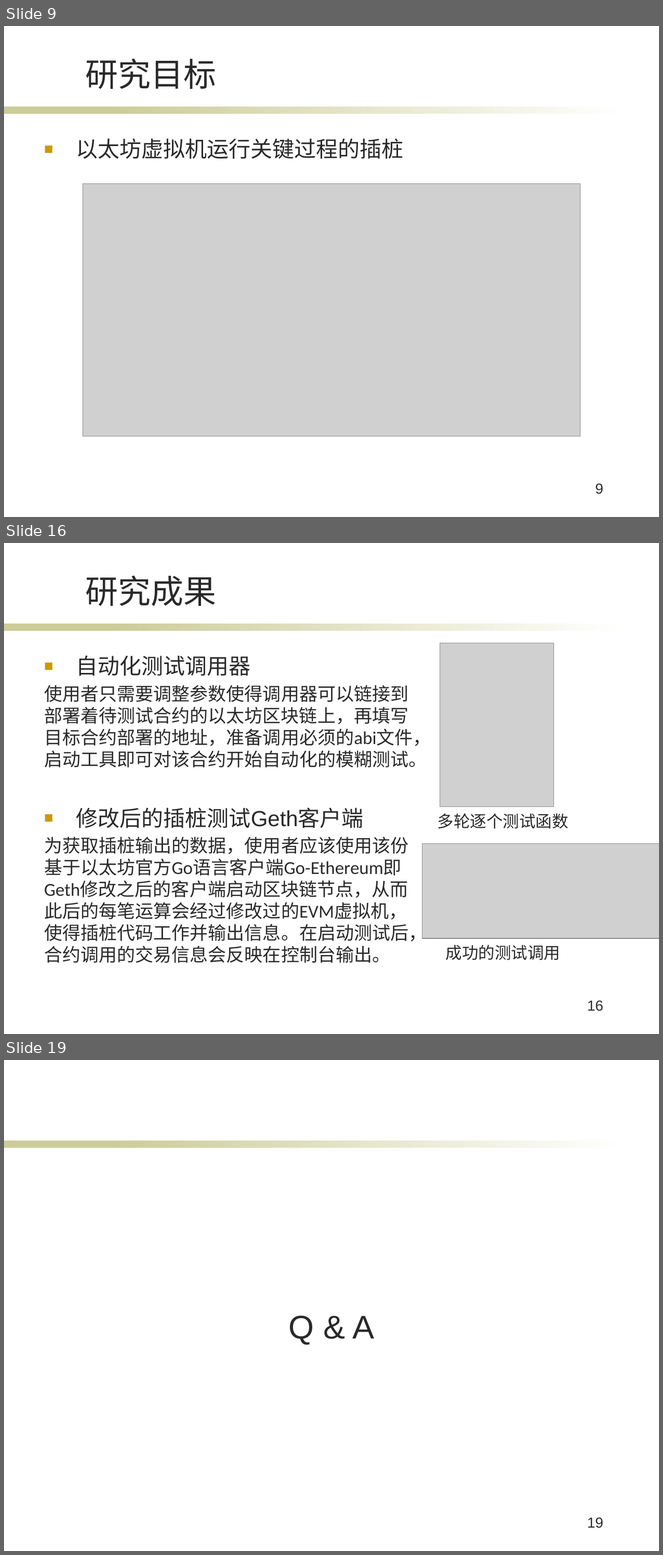
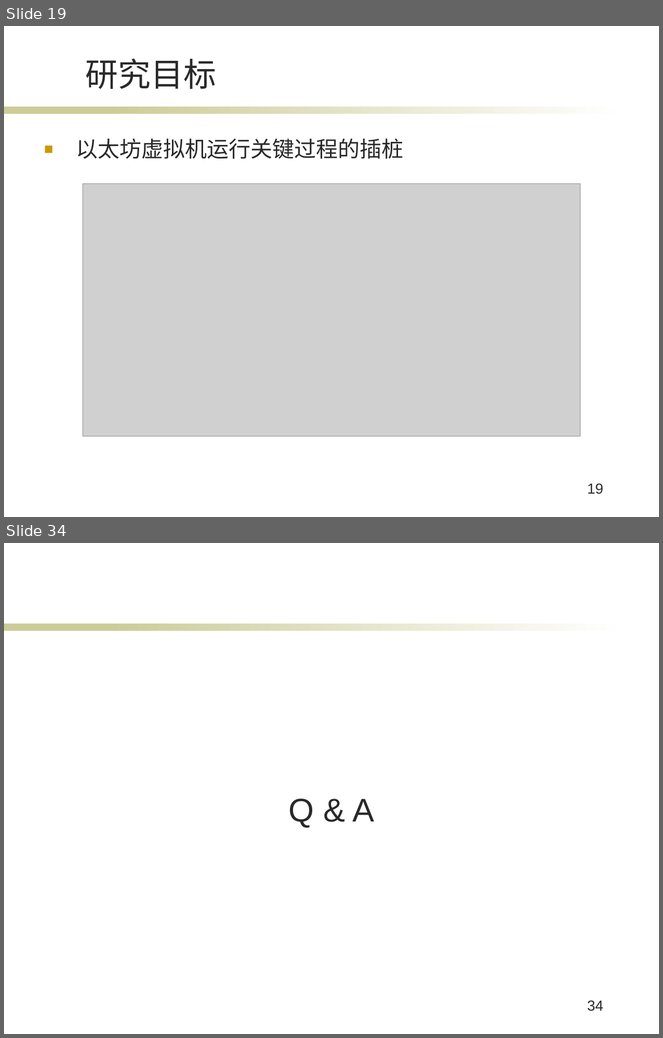
Before and after one commit to Chirachiino/ChainHacker, a slide deck: pre.pptx. Shown one above the other, each under a label of ours: slides 9, 16 and 19 before the commit, slides 19 and 34 after it; the slides between them are not shown. The pictures are 663x1555 and 663x1038 pixels, drawn with LibreOffice and Linux fonts; fonts in the diff are those of the drawing; grey boxes stand for pictures; background and template pictures are left out. Boxes give left, top, right and bottom in pixels: in the first picture for what was removed or moved away, otherwise in the second. Text is boxed around its words. In the diff, an @@ line names an element or a change of style, - is before the commit and + after.

```diff
--- a/pre.pptx
+++ b/pre.pptx
@@ slide 16 removed at bbox=[4, 543, 659, 1034], background #FFFFFF; not listed: 2 template elements that a slide beside it also shows @@
@@ title removed at bbox=[85, 576, 216, 606] @@
-研究成果
@@ picture removed at bbox=[440, 643, 554, 807] @@
@@ text removed at bbox=[44, 655, 431, 963] @@
-■ 自动化测试调用器
-使用者只需要调整参数使得调用器可以链接到部署着待测试合约的以太坊区块链上，再填写目标合约部署的地址，准备调用必须的abi文件，启动工具即可对该合约开始自动化的模糊测试。
-■ 修改后的插桩测试Geth客户端
-为获取插桩输出的数据，使用者应该使用该份基于以太坊官方Go语言客户端Go-Ethereum即Geth修改之后的客户端启动区块链节点，从而此后的每笔运算会经过修改过的EVM虚拟机，使得插桩代码工作并输出信息。在启动测试后，合约调用的交易信息会反映在控制台输出。
@@ text removed at bbox=[438, 813, 569, 829] @@
-多轮逐个测试函数
@@ picture removed at bbox=[422, 844, 659, 939] @@
@@ text removed at bbox=[446, 945, 560, 961] @@
-成功的测试调用
@@ page number removed at bbox=[587, 1001, 604, 1012] @@
-16
@@ what was slide 9 is now slide 19 @@
@@ page number at bbox=[587, 484, 604, 495]: text changed @@
-9
+19
@@ what was slide 19 is now slide 34 @@
@@ page number at bbox=[587, 1001, 604, 1012]: text changed @@
-19
+34
```
Also in this commit, not shown: 12 slides changed, 17 slides added, 1 other slide removed, 9 other files.
